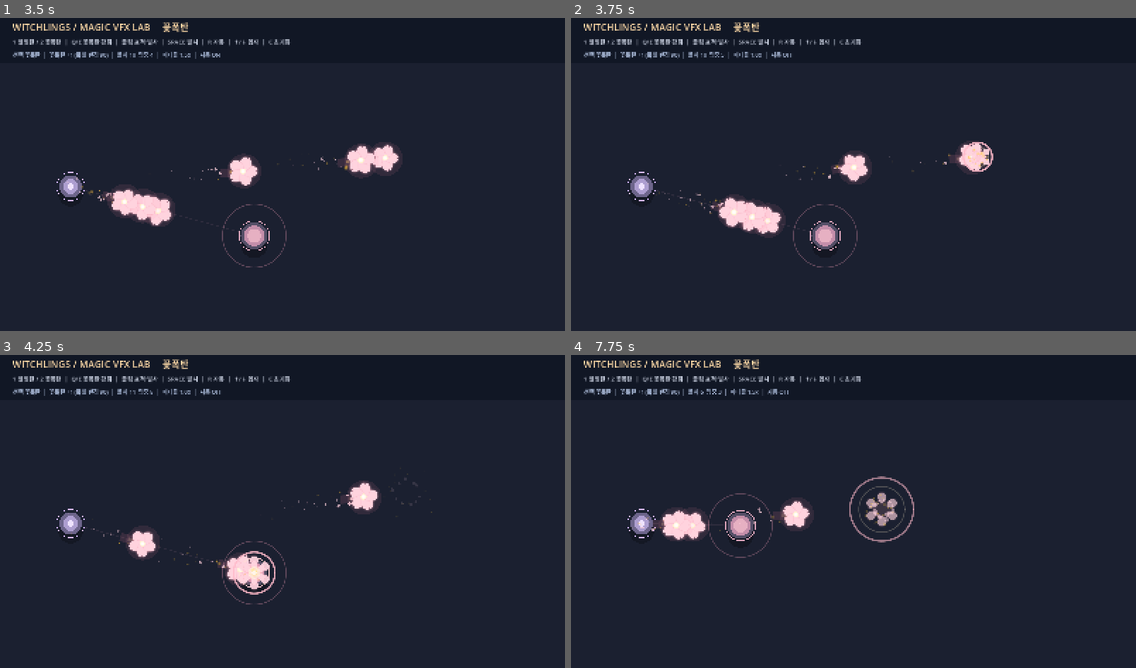
Above: before the commit, frames 1-4 (two rows, left to right).
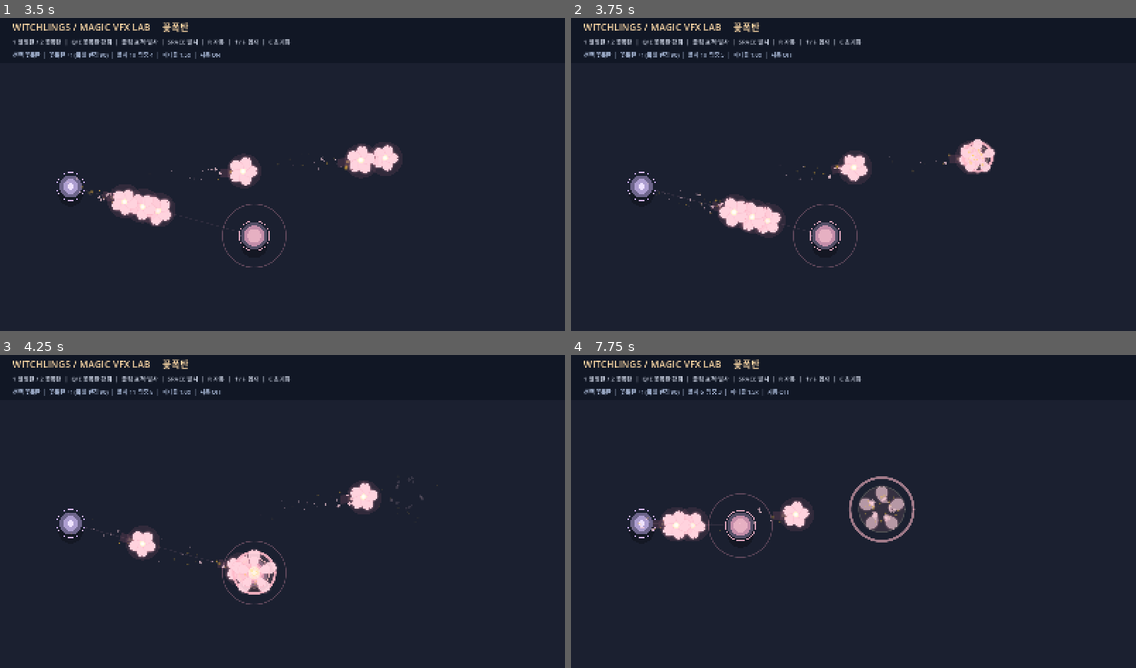
Above: after the commit, the same moments.

Repository: LittleEvasn/Test-Room
Game: Godot game, scene res://scenes/main.tscn
Two runs of this game, one before a commit and one after it. Both use one fixed random seed, a clock stepped at 60 frames per second and the inputs below.
Inputs (mouse positions are in pixels of both pictures, inside the frame that each line leads up to):
- Up to frame 1 (3.5 s): tap Enter at 0.5 s; move the mouse to (406, 155) at 0.52 s; hold Up 0.53-1.28 s; tap 1 at 0.6 s; click (406, 155) at 0.67 s; tap Space at 0.77, 1.52, 3.02 s; move the mouse to (169, 187) at 1.27 s; hold Down 1.28-2.03 s; tap 2 at 1.35 s; move the mouse to (339, 102) at 2.02 s; hold Up from 2.03 s (still down); tap Q at 2.1 s; move the mouse to (254, 237) at 2.77 s; tap E at 2.85 s; click (254, 237) at 2.92 s
- Up to frame 2 (3.75 s): move the mouse to (1023, 221) at 3.52 s; release Up at 3.53 s; hold Down from 3.53 s (still down); tap R at 3.6 s
- Up to frame 3 (4.25 s): keep holding Down; tap Space at 3.77 s
- Up to frame 4 (7.75 s): move the mouse to (684, 461) at 4.27 s; tap C at 4.35 s; tap Space at 4.52, 6.02, 6.77, 7.52 s; move the mouse to (881, 508) at 5.02 s; tap 1 at 5.1 s; click (881, 508) at 5.17 s; move the mouse to (768, 430) at 5.77 s; release Down at 5.78 s; hold Up from 5.78 s (still down); tap 2 at 5.85 s; move the mouse to (977, 492) at 6.52 s; tap Q at 6.6 s; move the mouse to (740, 524) at 7.27 s; tap E at 7.35 s; click (740, 524) at 7.42 s

Frame 1 is identical in both runs. In frame 2, 0.3% of the frame differs, in the area x 68-76%, y 38-50%; in frame 3, 0.5%; in frame 4, 0.9%, in the area x 49-61%, y 38-60%.

Commit message:
Use five large bloom petals and broader flower shockwave

Diff:
--- a/scripts/bloom_burst.gd
+++ b/scripts/bloom_burst.gd
@@ -1,6 +1,6 @@
 extends Node2D
 ## 꽃잎 하나를 복제/회전해 순간 개화와 흩날리는 파편을 만든다.
-## 충격파의 최대 반경은 게임의 폭발 반경 값과 동일하다.
+## 충격파는 VFX 실험실에 설정된 폭발 반경까지 확장된다.
 
 const PETAL_TEXTURE: Texture2D = preload("res://assets/꽃.png")
 const SPARK_TEXTURE: Texture2D = preload("res://assets/spark.png")
@@ -19,13 +19,13 @@
     rank = clampi(upgrade_rank, 0, 3)
 
 func _ready() -> void:
-    var count := int(roundi(float(8 + rank * 2) * density))
+    var count := int(roundi(float(10 + rank * 5) * density))
     count = clampi(count, 0, 50)
     for i in count:
-        var theta := TAU * float(i) / float(maxi(1, count)) + randf_range(-0.22, 0.22)
+        var theta := TAU * float(i % 5) / 5.0 + randf_range(-0.26, 0.26)
         petals.append({
             "angle": theta,
-            "speed": randf_range(blast_radius * 1.0, blast_radius * 1.8),
+            "speed": randf_range(blast_radius * 1.15, blast_radius * 1.95),
             "size": randf_range(21.0, 42.0) * (0.85 + 0.08 * rank),
             "spin": randf_range(-7.0, 7.0),
             "phase": randf_range(-0.3, 0.3)
@@ -55,15 +55,15 @@
     var ring_alpha := 1.0 - smoothstep(0.12, 0.40, elapsed)
 
     # 즉발 피해의 최대 범위를 정확하게 표시한다.
-    draw_circle(Vector2.ZERO, blast_radius * (0.12 + 0.18 * open), Color(1.0, 0.67, 0.73, 0.20 * flower_alpha))
-    draw_arc(Vector2.ZERO, maxf(1.0, blast_radius * ring_progress), 0.0, TAU, 64, Color(1.0, 0.73, 0.79, 0.88 * ring_alpha), 4.0, true)
+    draw_circle(Vector2.ZERO, blast_radius * (0.15 + 0.55 * open), Color(1.0, 0.67, 0.73, 0.17 * flower_alpha))
+    draw_arc(Vector2.ZERO, maxf(1.0, blast_radius * ring_progress), 0.0, TAU, 64, Color(1.0, 0.73, 0.79, 0.92 * ring_alpha), 6.0, true)
     draw_arc(Vector2.ZERO, maxf(1.0, blast_radius * ring_progress * 0.72), 0.0, TAU, 56, Color(1.0, 0.94, 0.79, 0.34 * ring_alpha), 2.0, true)
 
-    # 작은 꽃봉오리가 찰나에 여섯 꽃잎으로 열리는 모습.
-    for i in 6:
-        var angle := TAU * float(i) / 6.0 - PI * 0.5
-        var outward := Vector2.RIGHT.rotated(angle) * blast_radius * (0.08 + 0.28 * open)
-        var size := blast_radius * (0.25 + 0.43 * open)
+    # 꽃잎 다섯 장을 72도 간격으로 펼쳐서 폭발의 바깥 경계까지 확장한다.
+    for i in 5:
+        var angle := TAU * float(i) / 5.0 - PI * 0.5
+        var outward := Vector2.RIGHT.rotated(angle) * blast_radius * (0.10 + 0.38 * open)
+        var size := blast_radius * (0.28 + 0.70 * open)
         draw_set_transform(outward, angle + PI * 0.5, Vector2.ONE)
         draw_texture_rect(PETAL_TEXTURE, Rect2(-Vector2.ONE * size * 0.5, Vector2.ONE * size), false, Color(1.0, 1.0, 1.0, flower_alpha * 0.95))
         draw_set_transform(Vector2.ZERO, 0.0, Vector2.ONE)
